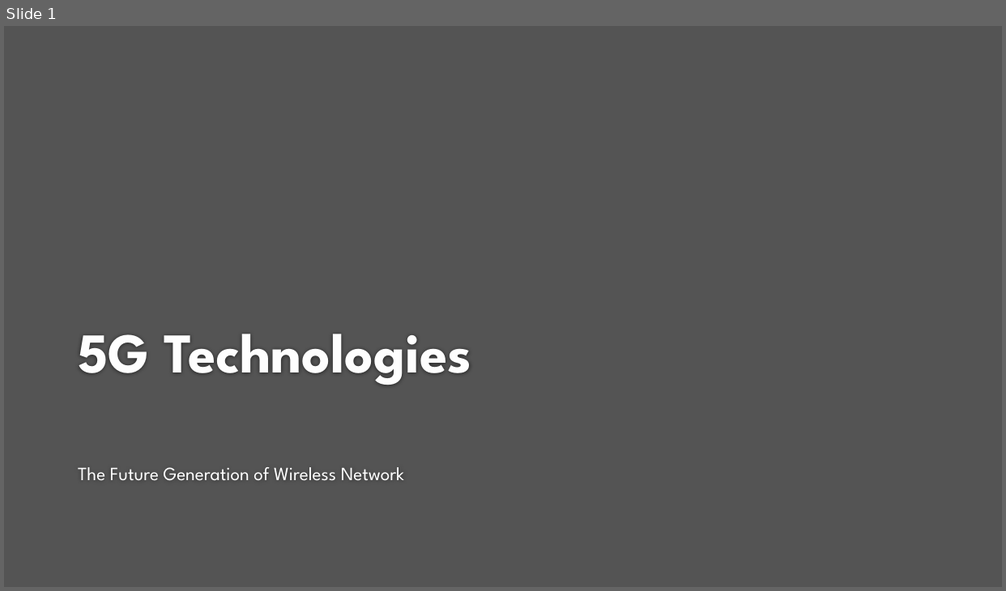
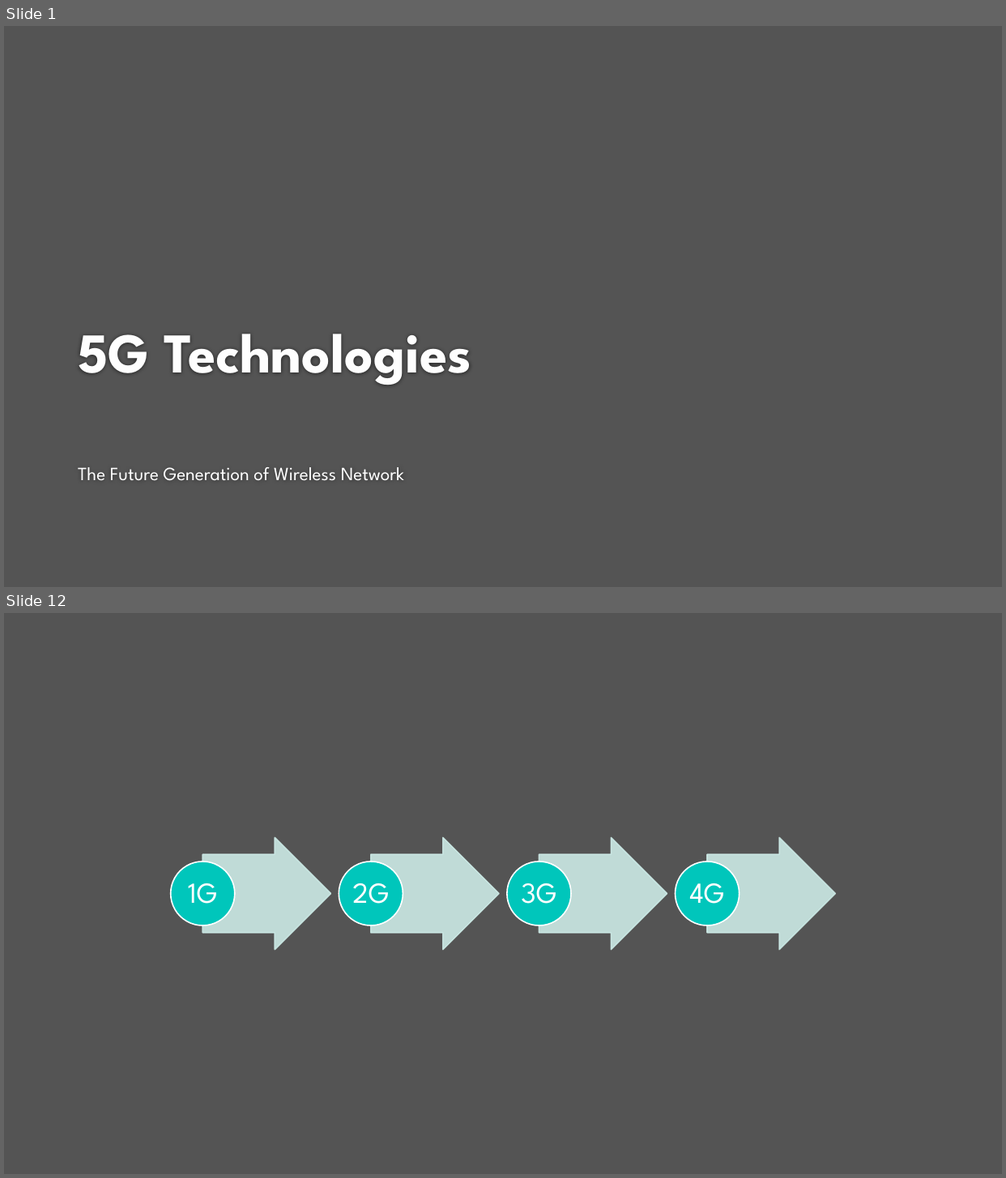
Before and after one commit to hackergirl1/5G-Presentation-, a slide deck: 5G Technologies.pptx. Shown one above the other, each under a label of ours: slide 1 before the commit, slides 1 and 12 after it; the slides between them are not shown. The pictures are 1006x591 and 1006x1178 pixels, drawn with LibreOffice and Linux fonts; fonts in the diff are those of the drawing; background and template pictures are left out. Boxes give left, top, right and bottom in pixels: in the first picture for what was removed or moved away, otherwise in the second. Text is boxed around its words. In the diff, an @@ line names an element or a change of style, - is before the commit and + after.

```diff
--- a/5G Technologies.pptx
+++ b/5G Technologies.pptx
@@ slide 12 added at (x1=4, y1=613, x2=1002, y2=1174), background #212121 at 77% opacity @@
@@ group added at (x1=171, y1=837, x2=835, y2=950): 4 right arrows, 4 ellipses, 4 texts @@
+1G
+2G
+3G
+4G
```
Also in this commit, not shown: 1 slide changed, 10 other slides added, 1 slide removed.
